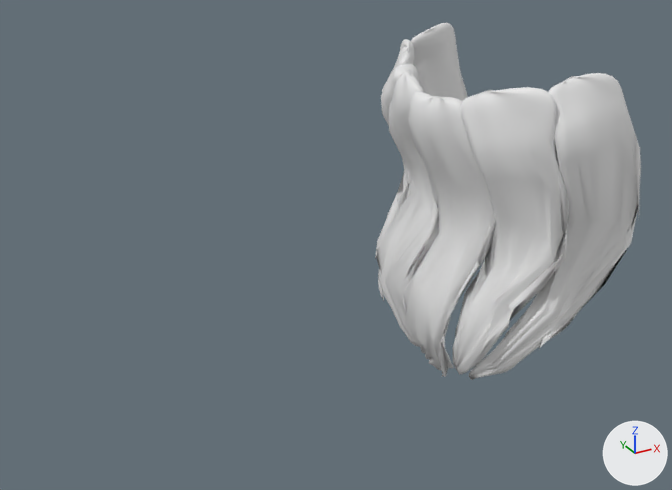
Before and after pictures for a commit that changed the FBX model Assets/_GAME/_Models/NewNew Models/dole_mala_ravna_ (1).fbx.
Before and after are seen from a 50 mm camera at (-6.93, -28.6, 9.4) aimed at (0.67, -14.78, 2.49). Lighting does not change. The marker at lower right points along +X, +Y and +Z.

The first picture shows 'pramen2.006', 'pramen2.007', 'pramen2.008', 'pramen2.009', 'pramen3.003', 'pramen4.003'.
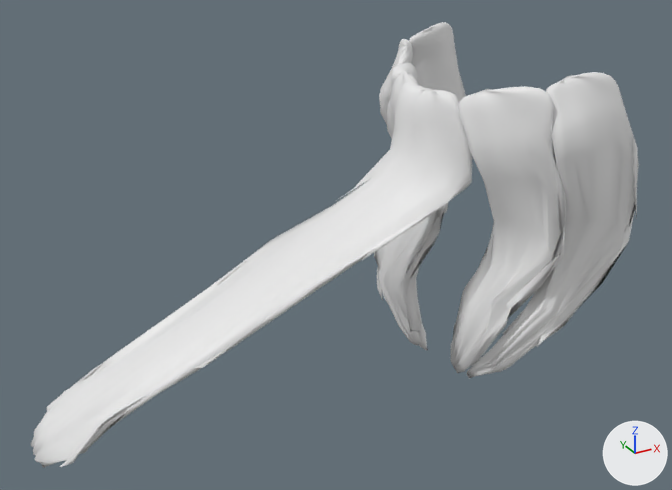
The newer file adds a shape key; the second version is drawn at full value of the shape key 'Sphere.009' of 'pramen4.001', and the change is written as the vertex moves it makes.

Where the change shows, as pixel boxes (x1, y1, x2, y2) in the pictures (672 x 490 px):
'pramen4.001', added
    after: (31, 83, 472, 468)
'pramen2.007', moved
    before: (453, 87, 569, 375)
    after: (451, 86, 566, 373)
'pramen2.009', moved
    before: (469, 73, 641, 380)
    after: (467, 72, 639, 378)
'pramen4.003', deleted
    before: (403, 92, 496, 377)
'pramen3.003', moved
    before: (377, 63, 439, 347)
    after: (375, 63, 448, 351)
'pramen2.008', moved
    before: (378, 23, 468, 301)
    after: (377, 22, 466, 300)
'pramen2.006', moved
    before: (375, 39, 414, 302)
    after: (374, 39, 413, 300)

Edits to the bpy script that builds the scene:
```text
Add me_sphere_001:
    me_sphere_001.from_pydata(...)  # 502 vertices, 532 faces; spans x -8.13..-0.21, y -0.79..1.52, z -5.26..0.58
Remove ob_pramen4_003:
    ob_pramen4_003 = bpy.data.objects.new('pramen4.003', me_sphere_007)
    ob_pramen4_003.location = (3.03, -15.39, 4.7)
Change ob_pramen2_007:
    ob_pramen2_007.location: (3.26, -16.87, 4.97) -> (3.26, -16.8, 4.97)
Change ob_pramen2_006:
    ob_pramen2_006.location: (3.47, -12.33, 5.17) -> (3.47, -12.26, 5.17)
Change ob_pramen2_008:
    ob_pramen2_008.location: (5.32, -11.95, 5.01) -> (5.32, -11.89, 5.01)
Change ob_pramen2_009:
    ob_pramen2_009.location: (5.13, -17.22, 4.95) -> (5.13, -17.16, 4.95)
Change ob_pramen3_003:
    ob_pramen3_003.location: (3.11, -13.72, 4.71) -> (3.11, -13.65, 4.71)
Add ob_pramen4_001:
    ob_pramen4_001 = bpy.data.objects.new('pramen4.001', me_sphere_001)
    ob_pramen4_001.location = (3.03, -15.32, 4.7)
```
